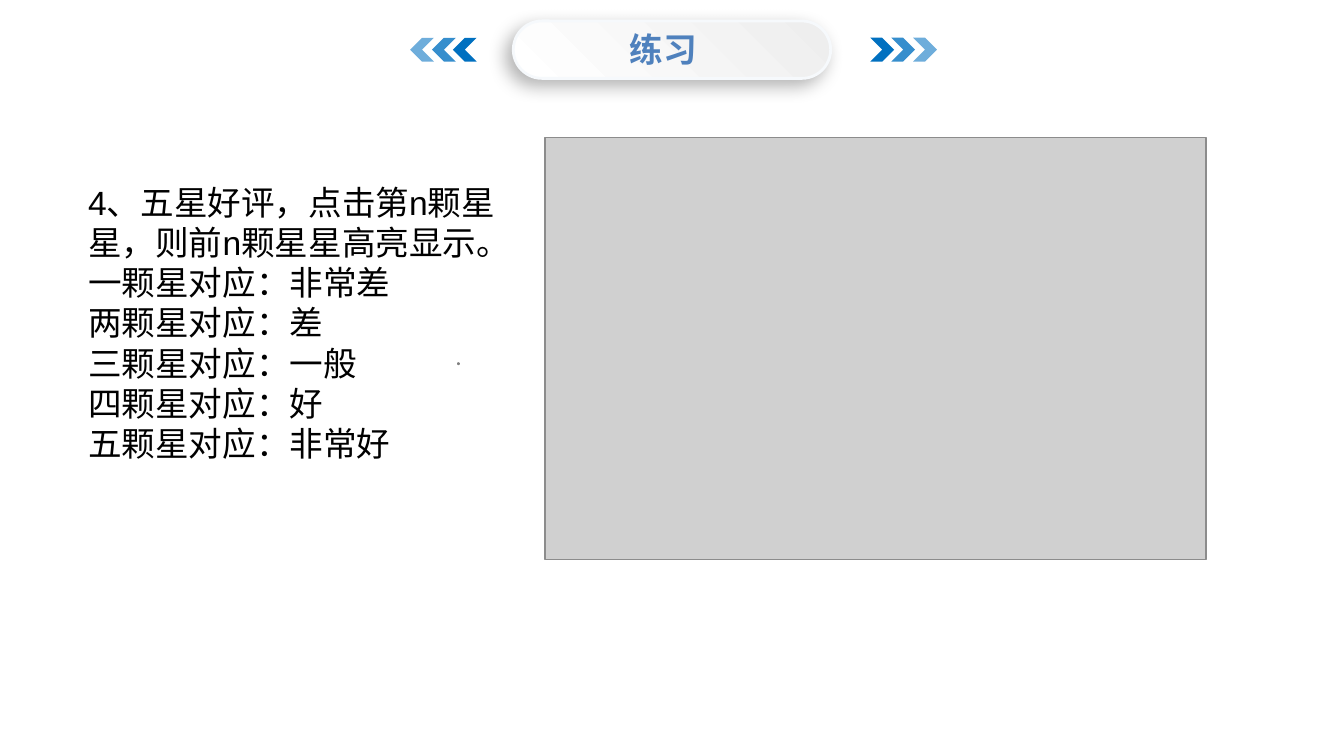
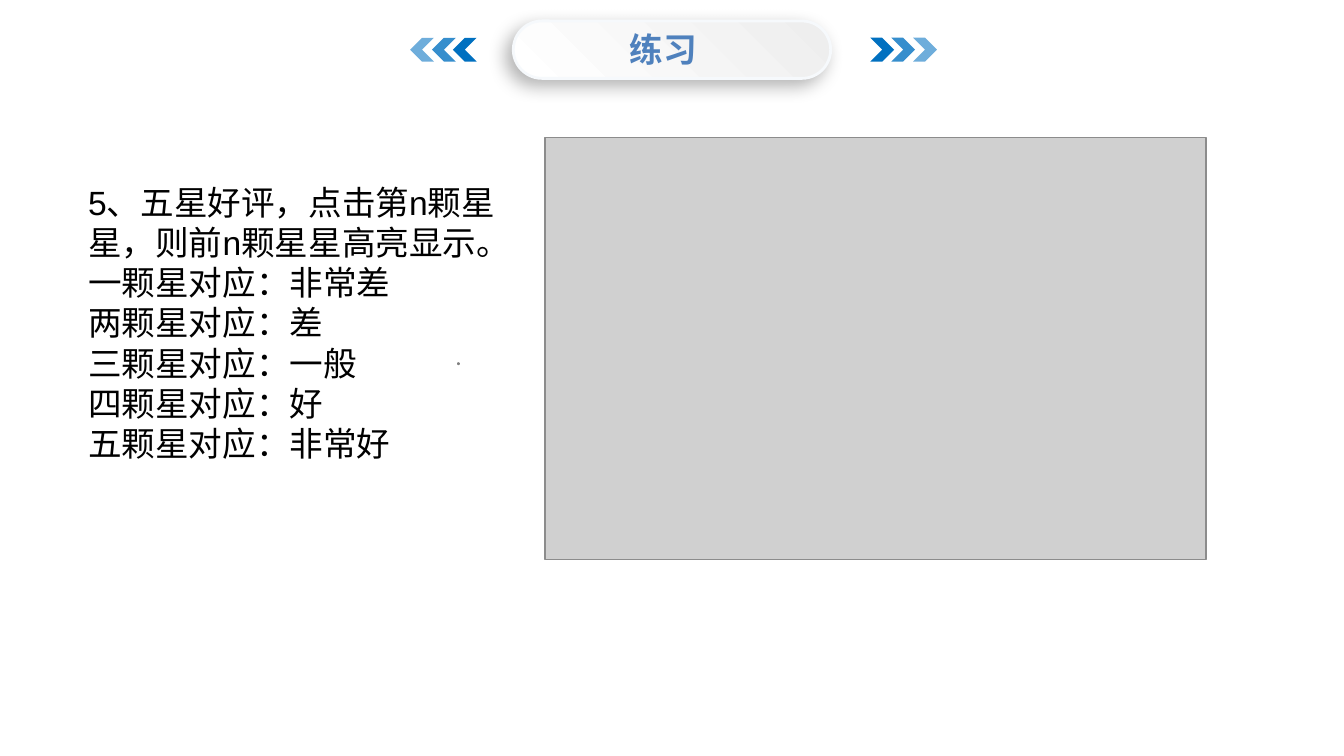
Before and after one commit to menglaoda/webA3, a slide deck: slide 21 of PPT/JS/13JavaScript DOM2.pptx (slide 20 before the commit). Drawn at 1344x756 pixels with LibreOffice and Linux fonts; fonts in the diff are those of the drawing; grey boxes stand for pictures; background and template pictures are left out. Boxes give left, top, right and bottom in pixels: in the first picture for what was removed or moved away, otherwise in the second. Text is boxed around its words. In the diff, an @@ line names an element or a change of style, - is before the commit and + after.

```diff
--- a/PPT/JS/13JavaScript DOM2.pptx
+++ b/PPT/JS/13JavaScript DOM2.pptx
@@ text at (88,188,510,259): text changed @@
-4、五星好评，点击第n颗星星，则前n颗星星高亮显示。
+5、五星好评，点击第n颗星星，则前n颗星星高亮显示。
```
Also in this commit, not shown: 3 other slides changed, 1 slide added, 1 slide removed.
